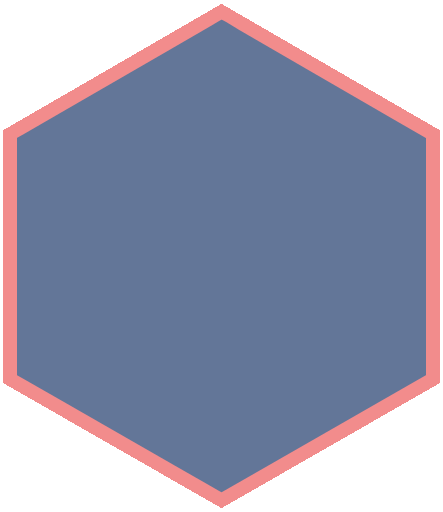
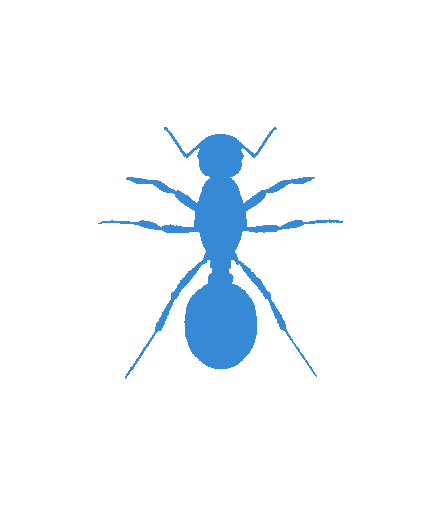
Layer changes from the first w=443, h=512 image to the second:
painted on "ant" over [98, 127, 343, 379]
hid "pillbug", painted on it over [128, 124, 314, 387]
hid "ladybug", painted on it over [89, 142, 353, 369]
hid "mosquito", painted on it over [126, 125, 318, 392]
hid "spider", painted on it over [138, 111, 304, 404]
hid "beetle", painted on it over [138, 112, 305, 399]
hid "grasshopper", painted on it over [166, 94, 276, 417]
hid "queen", painted on it over [56, 70, 387, 441]
hid "selected_cell", painted on it over [3, 4, 440, 508]
hid "highlighted_cell" over [3, 4, 440, 508]
hid "black_basic", painted on it over [3, 4, 440, 508]
renamed "white_basic copy" to "unknown_texture", hid it, painted on it over [3, 4, 440, 508]
